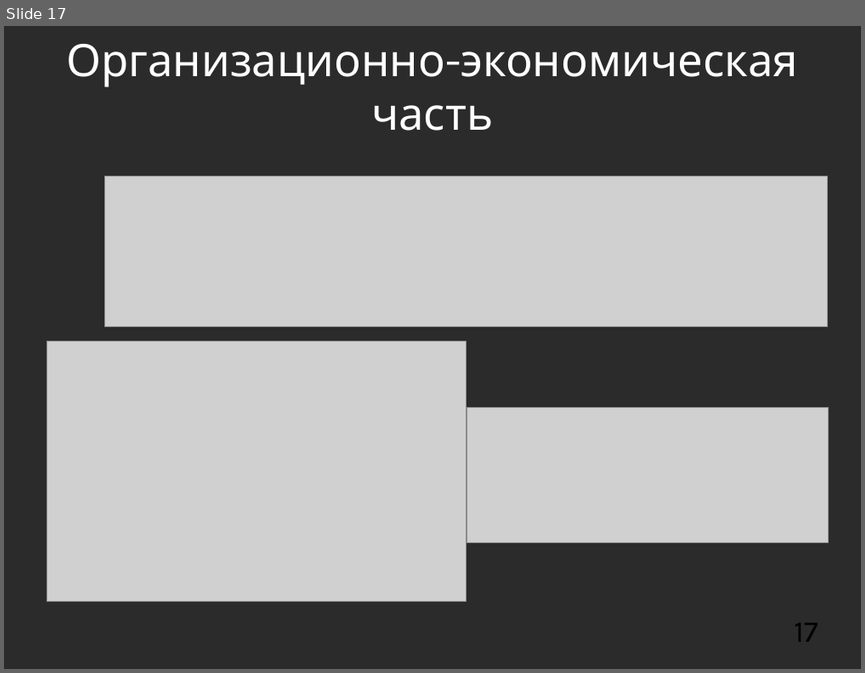
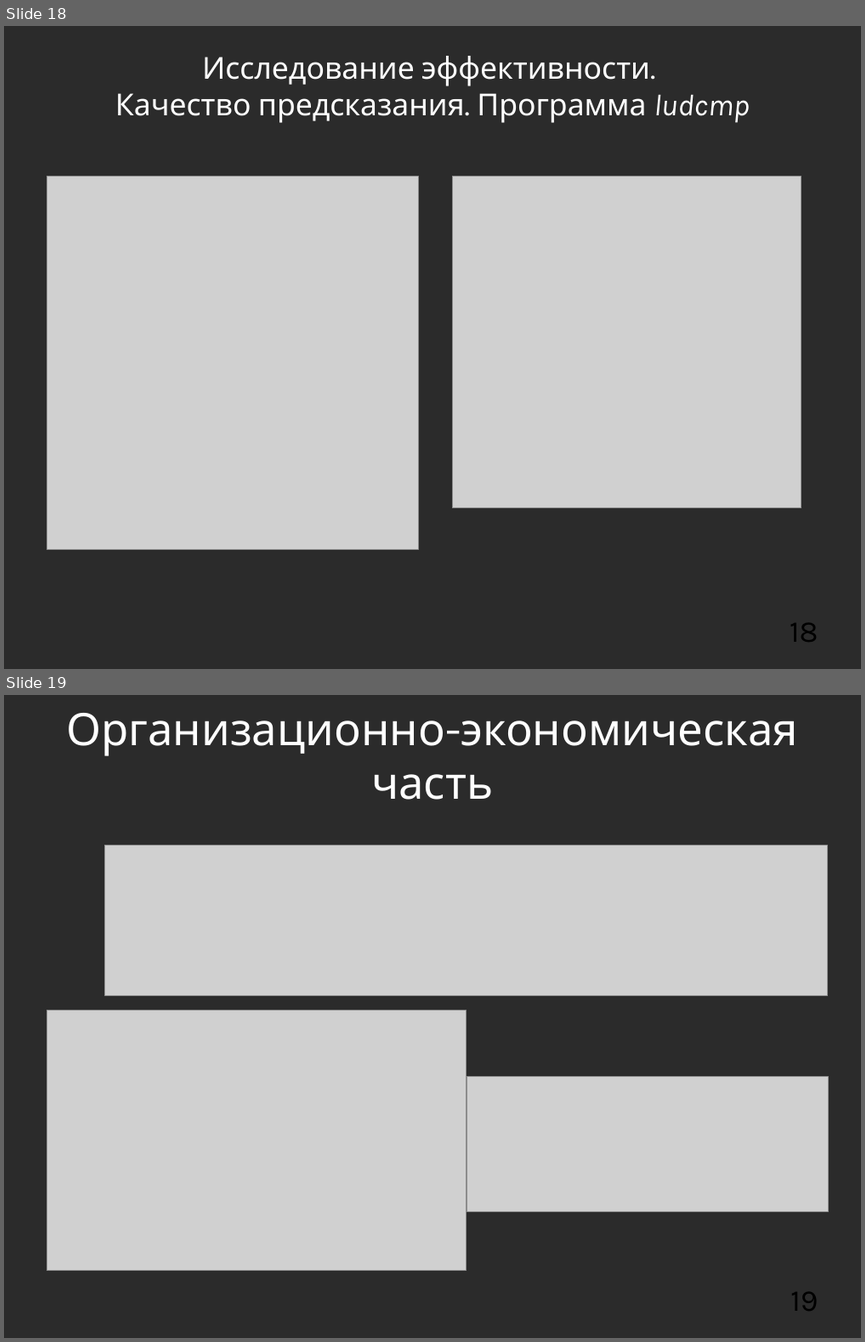
Before and after one commit to mkpankov/adaptor, a slide deck: diploma/defense/brochure.odp. Shown one above the other, each under a label of ours: slide 17 before the commit, slides 18 and 19 after it. The pictures are 865x673 and 865x1342 pixels, drawn with LibreOffice and Linux fonts; fonts in the diff are those of the drawing; grey boxes stand for pictures; background and template pictures are left out; a plain dark background stands for a picture behind light text. Boxes give left, top, right and bottom in pixels: in the first picture for what was removed or moved away, otherwise in the second. Text is boxed around its words. In the diff, an @@ line names an element or a change of style, - is before the commit and + after.

```diff
--- a/diploma/defense/brochure.odp
+++ b/diploma/defense/brochure.odp
@@ slide 18 added at bbox=[4, 26, 861, 669], background picture (left out) @@
@@ title added at bbox=[115, 56, 749, 123], 28 pt, text #FFFFFF @@
+Исследование эффективности.
+Качество предсказания. Программа ludcmp
@@ picture added at bbox=[46, 176, 419, 550] @@
@@ picture added at bbox=[453, 176, 801, 508] @@
@@ page number added at bbox=[789, 623, 818, 641], 28 pt, text #000000 @@
+18
@@ what was slide 17 is now slide 19 @@
@@ page number at bbox=[790, 1292, 817, 1310]: text changed @@
-17
+19
```
Also in this commit, not shown: 11 slides changed, 6 other slides added, 1 slide removed, 2 other files.
